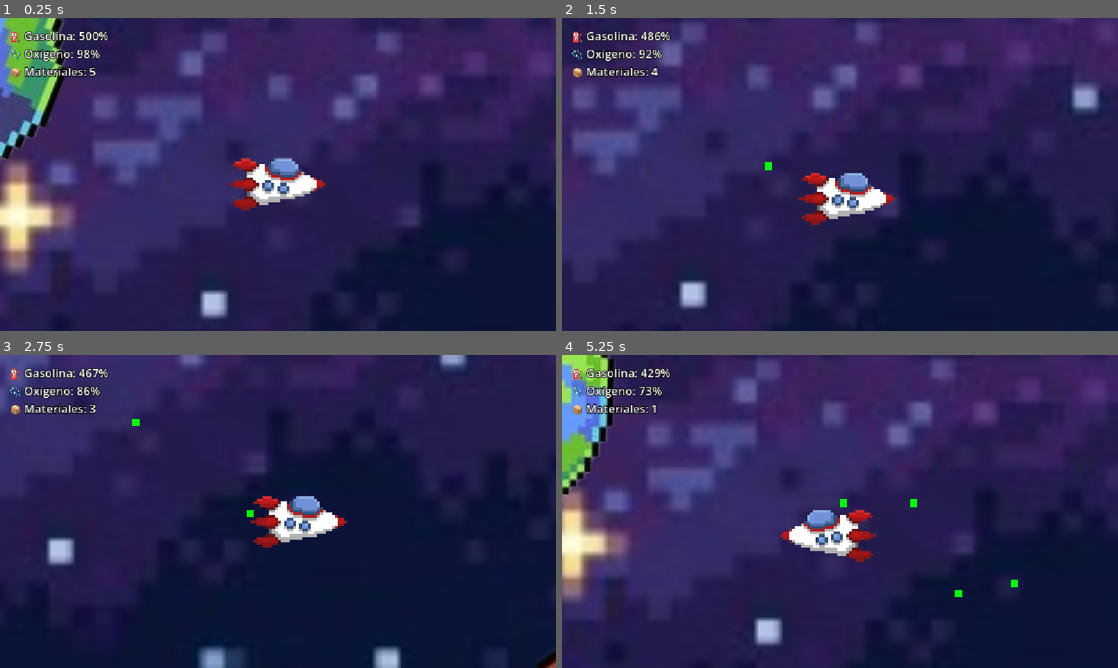
Above: before the commit, frames 1-4 (two rows, left to right).
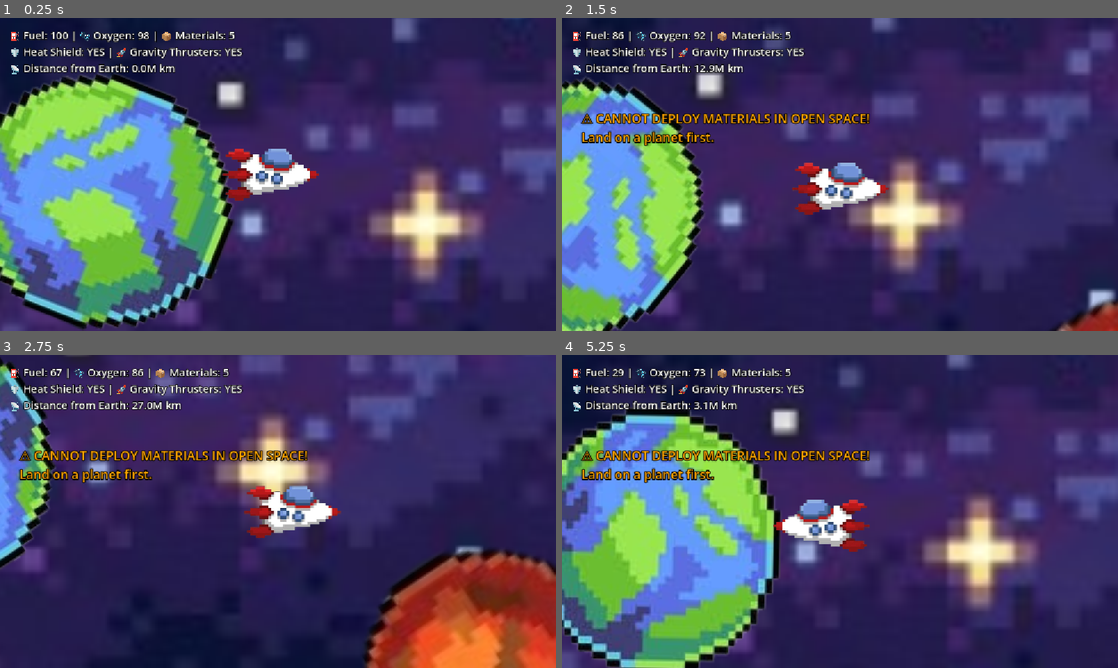
Above: after the commit, the same moments.

Repository: semvgo/nasa-project
Game: Godot game, scene res://espacio inicio.tscn
The game is run twice, just before and just after one commit, with the same random seed, the same clock (stepped at 60 frames per second) and the same inputs. This scene is started directly instead of the project's main scene.
Inputs:
- Up to frame 1 (0.25 s): no input
- Up to frame 2 (1.5 s): tap Enter (ui_accept) at 0.5, 0.77, 1.07 s; hold D 0.53-1.28 s; hold R 0.53-1.28 s; tap Space (ui_select) at 0.6 s; hold S from 1.28 s (still down); tap R at 1.35 s
- Up to frame 3 (2.75 s): tap Enter (ui_accept) at 1.52, 1.55, 1.82, 2.1 s; release S at 2.03 s; hold D from 2.03 s (still down); tap Space (ui_select) at 2.3 s
- Up to frame 4 (5.25 s): release D at 2.78 s; hold W 2.78-3.53 s; tap Space (ui_select) at 2.85, 4.35 s; tap Enter (ui_accept) at 3.02, 3.32, 3.77, 3.8, 4.07, 4.52, 4.82 s; tap R at 3.05 s; hold R 3.53-4.28 s; hold A 3.53-5.03 s; hold S from 5.03 s (still down); hold R from 5.03 s (still down)

The runs differ from the first frame. In frame 1, 66% of the frame differs, in the area x 0-100%, y 0-100%; in frame 2, 61%; in frame 3, 55%; in frame 4, 66%.

Commit message:
espacio finish

Diff:
--- a/espacio inicio.tscn
+++ b/espacio inicio.tscn
@@ -30,12 +30,11 @@
 script = ExtResource("1_84ekw")
 
 [node name="espacio" type="Sprite2D" parent="." unique_id=135528357]
-position = Vector2(-2403.9998, 136)
+position = Vector2(56, 15)
 scale = Vector2(25, 25)
 texture = ExtResource("1_eudrk")
 
 [node name="Tierra" type="Sprite2D" parent="." unique_id=248696901]
-position = Vector2(-1455, -474.00006)
 scale = Vector2(6.7769213, 6.3553567)
 texture = ExtResource("2_aaghl")
 script = ExtResource("3_84ekw")
@@ -43,11 +42,11 @@
 [node name="StaticBody2D" type="StaticBody2D" parent="Tierra" unique_id=2094641952]
 
 [node name="CollisionShape2D" type="CollisionShape2D" parent="Tierra/StaticBody2D" unique_id=364888474]
-position = Vector2(2.213393, -6.451245)
+position = Vector2(4.279229, -6.451251)
 shape = SubResource("CircleShape2D_5m0q7")
 
 [node name="Mercurio" type="Sprite2D" parent="." unique_id=1117896738]
-position = Vector2(-7540.7534, -1369.6521)
+position = Vector2(-2751, -1125)
 scale = Vector2(-9.0373125, -8.748402)
 texture = ExtResource("4_xbd3h")
 region_enabled = true
@@ -55,24 +54,27 @@
 script = ExtResource("3_84ekw")
 
 [node name="StaticBody2D" type="StaticBody2D" parent="Mercurio" unique_id=625553624]
-position = Vector2(-0.60709524, 2.0292015)
+position = Vector2(-4.4261146, -4.0007224)
 
 [node name="CollisionShape2D" type="CollisionShape2D" parent="Mercurio/StaticBody2D" unique_id=2052981049]
+position = Vector2(7.0817566, 2.7433584)
 shape = SubResource("CircleShape2D_d4dkj")
 
 [node name="Venus" type="Sprite2D" parent="." unique_id=668828620]
-position = Vector2(-3496.5881, 1454)
+position = Vector2(-1242, 582)
 scale = Vector2(6.1810646, 6.5932913)
 texture = ExtResource("5_csiac")
 script = ExtResource("3_84ekw")
 
 [node name="StaticBody2D" type="StaticBody2D" parent="Venus" unique_id=488272689]
+position = Vector2(14.170396, -29.12051)
 
 [node name="CollisionShape2D" type="CollisionShape2D" parent="Venus/StaticBody2D" unique_id=1339899661]
+position = Vector2(-11.258316, 23.81208)
 shape = SubResource("CircleShape2D_gbhp4")
 
 [node name="Marte" type="Sprite2D" parent="." unique_id=1822266597]
-position = Vector2(2188.9998, 1439)
+position = Vector2(2350, 968)
 scale = Vector2(13.145189, 12.059425)
 texture = ExtResource("6_o64lj")
 script = ExtResource("3_84ekw")
@@ -80,6 +82,7 @@
 [node name="StaticBody2D" type="StaticBody2D" parent="Marte" unique_id=2006073218]
 
 [node name="CollisionShape2D" type="CollisionShape2D" parent="Marte/StaticBody2D" unique_id=805110393]
+position = Vector2(2.586492, -4.3119917)
 shape = SubResource("CircleShape2D_r34kd")
 
 [node name="jugador" type="CharacterBody2D" parent="." unique_id=2123660304]
@@ -103,16 +106,18 @@
 "
 
 [node name="Cohete" type="Sprite2D" parent="jugador" unique_id=2092753215]
+position = Vector2(739.99994, -195)
 scale = Vector2(1.3680001, 1.237)
 texture = ExtResource("7_1dmnw")
 script = ExtResource("8_ckb12")
 
 [node name="Camera2D" type="Camera2D" parent="jugador/Cohete" unique_id=72322834]
+position = Vector2(19.736816, 32.33618)
 offset = Vector2(10, 10)
 zoom = Vector2(0.5, 0.5)
 position_smoothing_enabled = true
 rotation_smoothing_enabled = true
 
 [node name="CollisionShape2D" type="CollisionShape2D" parent="jugador" unique_id=1514579472]
-position = Vector2(39.000004, 34)
+position = Vector2(773.00006, -168)
 shape = SubResource("CircleShape2D_75x0k")
--- a/global1.gd
+++ b/global1.gd
@@ -1,6 +1,15 @@
 extends Node
 
-var nave_elegida = 1
-var gasolina = 500.0
-var oxigeno = 100.0
-var materiales = 5
+# Recursos principales (English)
+var selected_ship = 1
+var fuel = 100.0
+var oxygen = 100.0
+var materials = 5
+
+# OBJETOS PARA PASAR GRAVEDAD Y CALOR
+var has_heat_shield = false       # Objeto 1: Escudo contra el calor (Heat Shield)
+var has_gravity_thrusters = false # Objeto 2: Propulsor contra la gravedad (Gravity Thrusters)
+
+
+var escudo_calor = true
+var propulsor_gravedad = true
--- a/jugador.gd
+++ b/jugador.gd
@@ -1,166 +1,274 @@
 extends CharacterBody2D
 
-var velocidad_movimiento = 500.0
-var aterrizado = false
-var muerto = false
-var ultimo_normal = Vector2.UP
-
-var cartel_ui: Label = null # Cartel central para aterrizajes y muerte
-var hud_ui: Label = null    # Marcador de Gasolina, Oxígeno y Materiales
-
-# Tasas de consumo por segundo (puedes subirlas o bajarlas para ajustar la dificultad)
-var gasto_gasolina = 15.0
-var gasto_oxigeno = 5.0
+var movement_speed = 500.0
+var is_landed = false
+var landing_approved = false
+var is_dead = false
+var last_normal = Vector2.UP
+var current_planet_name = ""
+
+# Store initial player choices to restore on retry ('R')
+var initial_fuel = 0.0
+var initial_oxygen = 0.0
+var initial_materials = 0
+
+var message_ui: Label = null
+var hud_ui: Label = null
+
+# Consumption rates per second (Scale: 30 px = 1 Million km)
+var fuel_consumption = 15.0
+var oxygen_consumption = 5.0
+
+# NASA Planetary Data + Required Items (Heat & Gravity)
+var nasa_data = {
+	"Tierra": {
+		"name_en": "Earth", "gravity": "9.83 m/s²", "escape_vel": 11.19, "escape_fuel": 11.0,
+		"needs_heat": false, "needs_gravity": false
+	},
+	"Earth": {
+		"name_en": "Earth", "gravity": "9.83 m/s²", "escape_vel": 11.19, "escape_fuel": 11.0,
+		"needs_heat": false, "needs_gravity": false
+	},
+	"Venus": {
+		"name_en": "Venus", "gravity": "8.87 m/s²", "escape_vel": 10.36, "escape_fuel": 10.0,
+		"needs_heat": true, "needs_gravity": true
+	},
+	"Marte": {
+		"name_en": "Mars", "gravity": "3.73 m/s²", "escape_vel": 5.03, "escape_fuel": 5.0,
+		"needs_heat": false, "needs_gravity": true
+	},
+	"Mars": {
+		"name_en": "Mars", "gravity": "3.73 m/s²", "escape_vel": 5.03, "escape_fuel": 5.0,
+		"needs_heat": false, "needs_gravity": true
+	},
+	"Mercurio": {
+		"name_en": "Mercury", "gravity": "3.70 m/s²", "escape_vel": 4.30, "escape_fuel": 4.0,
+		"needs_heat": true, "needs_gravity": true
+	},
+	"Mercury": {
+		"name_en": "Mercury", "gravity": "3.70 m/s²", "escape_vel": 4.30, "escape_fuel": 4.0,
+		"needs_heat": true, "needs_gravity": true
+	}
+}
 
 func _ready():
 	motion_mode = CharacterBody2D.MOTION_MODE_FLOATING
 
-	# 1. LEER NAVE ELEGIDA DEL GLOBAL
 	if get_node_or_null("/root/Global1") != null:
-		var ruta_1 = "res://cohete1.png"
-		var ruta_2 = "res://cohete2.png"
-		if Global1.nave_elegida == 1 and ResourceLoader.exists(ruta_1):
-			$Cohete.texture = load(ruta_1)
-		elif Global1.nave_elegida == 2 and ResourceLoader.exists(ruta_2):
-			$Cohete.texture = load(ruta_2)
-
-	# 2. CREAR INTERFAZ EN PANTALLA (HUD + Cartel de avisos)
-	var capa = CanvasLayer.new()
-	capa.layer = 100
-	add_child(capa)
-
-	# Marcador de recursos (Arriba a la izquierda)
+		initial_fuel = Global1.fuel
+		initial_oxygen = Global1.oxygen
+		initial_materials = Global1.materials
+
+		var path_1 = "res://cohete1.png"
+		var path_2 = "res://cohete2.png"
+		if Global1.selected_ship == 1 and ResourceLoader.exists(path_1):
+			$Cohete.texture = load(path_1)
+		elif Global1.selected_ship == 2 and ResourceLoader.exists(path_2):
+			$Cohete.texture = load(path_2)
+
+	var layer = CanvasLayer.new()
+	layer.layer = 100
+	add_child(layer)
+
+	# English HUD (Top-Left)
 	hud_ui = Label.new()
 	hud_ui.position = Vector2(20, 20)
-	hud_ui.add_theme_font_size_override("font_size", 24)
+	hud_ui.add_theme_font_size_override("font_size", 22)
 	hud_ui.add_theme_color_override("font_color", Color.WHITE)
 	hud_ui.add_theme_color_override("font_outline_color", Color.BLACK)
 	hud_ui.add_theme_constant_override("outline_size", 6)
-	capa.add_child(hud_ui)
-
-	# Cartel de Aterrizaje / Game Over (Más abajo en grande)
-	cartel_ui = Label.new()
-	cartel_ui.position = Vector2(40, 150)
-	cartel_ui.add_theme_font_size_override("font_size", 32)
-	cartel_ui.add_theme_color_override("font_color", Color.YELLOW)
-	cartel_ui.add_theme_color_override("font_outline_color", Color.BLACK)
-	cartel_ui.add_theme_constant_override("outline_size", 8)
-	cartel_ui.hide()
-	capa.add_child(cartel_ui)
+	layer.add_child(hud_ui)
+
+	# English Alert / Landing Banner
+	message_ui = Label.new()
+	message_ui.position = Vector2(40, 190)
+	message_ui.add_theme_font_size_override("font_size", 26)
+	message_ui.add_theme_color_override("font_color", Color.YELLOW)
+	message_ui.add_theme_color_override("font_outline_color", Color.BLACK)
+	message_ui.add_theme_constant_override("outline_size", 8)
+	message_ui.hide()
+	layer.add_child(message_ui)
 
 func _physics_process(delta):
-	# Si no existe Global1 por error, evitamos que crashee
 	if get_node_or_null("/root/Global1") == null:
 		return
 
-	# 1. SI EL JUGADOR MURIÓ: Congelar todo y permitir reiniciar con 'R'
-	if muerto:
+	# 1. GAME OVER: Press 'R' to Retry
+	if is_dead:
 		velocity = Vector2.ZERO
 		if Input.is_key_pressed(KEY_R):
-			# Recarga recursos básicos y reinicia la escena
-			Global1.gasolina = 100.0
-			Global1.oxigeno = 100.0
-			Global1.materiales = 5
+			Global1.fuel = initial_fuel
+			Global1.oxygen = initial_oxygen
+			Global1.materials = initial_materials
 			get_tree().reload_current_scene()
 		return
 
-	# Actualizar los números en pantalla todo el tiempo
-	actualizar_hud()
-
-	# 2. SI ESTÁ ATERRIZADO EN UN PLANETA (A salvo: no gasta oxígeno ni gasolina)
-	if aterrizado:
-		velocity = Vector2.ZERO
+	update_hud()
+
+	# 2. LANDED / ORBIT HOLD STATE
+	if is_landed:
+		velocity = Vector2.ZERO
+
+		# Deploy materials with SPACE (Only works if landing_approved is true)
+		if Input.is_action_just_pressed("ui_select"):
+			deploy_materials()
+
+		# Take off with ENTER
 		if Input.is_action_just_pressed("ui_accept") or Input.is_key_pressed(KEY_R):
-			aterrizado = false
-			global_position += ultimo_normal * 20.0
-			cartel_ui.hide()
-		return
-
-	# 3. CONSUMO DE OXÍGENO (Baja constantemente en el espacio)
-	Global1.oxigeno -= gasto_oxigeno * delta
-	if Global1.oxigeno <= 0:
-		Global1.oxigeno = 0
-		actualizar_hud()
-		morir("¡TE QUEDASTE SIN OXÍGENO EN EL ESPACIO!")
-		return
-
-	# 4. MOVIMIENTO CON WASD Y CONSUMO DE GASOLINA
-	var direccion = Vector2.ZERO
+			var escape_cost = 5.0
+			if nasa_data.has(current_planet_name):
+				escape_cost = nasa_data[current_planet_name]["escape_fuel"]
+
+			if not landing_approved:
+				escape_cost = 2.0 # Lower cost if rejected at orbit
+
+			if Global1.fuel >= escape_cost:
+				Global1.fuel -= escape_cost
+				is_landed = false
+				landing_approved = false
+				global_position += last_normal * 25.0
+				message_ui.hide()
+				update_hud()
+			else:
+				die("NOT ENOUGH FUEL TO REACH ESCAPE VELOCITY!\nRequired: " + str(escape_cost) + " Fuel.")
+		return
+
+	# 3. OXYGEN CONSUMPTION IN SPACE
+	Global1.oxygen -= oxygen_consumption * delta
+	if Global1.oxygen <= 0:
+		Global1.oxygen = 0
+		update_hud()
+		die("OUT OF OXYGEN IN DEEP SPACE!")
+		return
+
+	# 4. WASD MOVEMENT & FUEL CONSUMPTION
+	var direction = Vector2.ZERO
 	if Input.is_key_pressed(KEY_D):
-		direccion.x += 1
+		direction.x += 1
 		$Cohete.flip_h = false
 	if Input.is_key_pressed(KEY_A):
-		direccion.x -= 1
+		direction.x -= 1
 		$Cohete.flip_h = true
 	if Input.is_key_pressed(KEY_W):
-		direccion.y -= 1
+		direction.y -= 1
 	if Input.is_key_pressed(KEY_S):
-		direccion.y += 1
-
-	# Si el jugador está presionando teclas para moverse, gasta gasolina
-	if direccion != Vector2.ZERO:
-		if Global1.gasolina > 0:
-			Global1.gasolina -= gasto_gasolina * delta
-			velocity = direccion.normalized() * velocidad_movimiento
-			if Global1.gasolina <= 0:
-				Global1.gasolina = 0
-				actualizar_hud()
-				morir("¡SIN GASOLINA! Quedaste a la deriva en el espacio.")
+		direction.y += 1
+
+	if direction != Vector2.ZERO:
+		if Global1.fuel > 0:
+			Global1.fuel -= fuel_consumption * delta
+			velocity = direction.normalized() * movement_speed
+			if Global1.fuel <= 0:
+				Global1.fuel = 0
+				update_hud()
+				die("OUT OF FUEL! Adrift in deep space.")
 				return
 		else:
 			velocity = Vector2.ZERO
 	else:
 		velocity = Vector2.ZERO
 
-	# 5. COLISIÓN Y ATERRIZAJE AUTOMÁTICO
-	var colision = move_and_collide(velocity * delta)
-
-	if colision:
-		var objeto_chocado = colision.get_collider()
-		ultimo_normal = colision.get_normal()
-
-		aterrizado = true
-		velocity = Vector2.ZERO
-
-		var nombre_planeta = "el planeta"
-		if objeto_chocado != null and objeto_chocado.get_parent() != null:
-			nombre_planeta = str(objeto_chocado.get_parent().name)
-
-		# Revisar si logró llevar materiales al planeta
-		var mensaje_mision = ""
-		if Global1.materiales > 0:
-			mensaje_mision = "\nMateriales disponibles: " + str(Global1.materiales) + " (Usa ESPACIO al despegar)"
+	# 5. COLLISION & ITEM CHECK (HEAT & GRAVITY)
+	var collision = move_and_collide(velocity * delta)
+
+	if collision:
+		var collider_obj = collision.get_collider()
+		last_normal = collision.get_normal()
+
+		is_landed = true
+		velocity = Vector2.ZERO
+
+		current_planet_name = "Planet"
+		if collider_obj != null and collider_obj.get_parent() != null:
+			current_planet_name = str(collider_obj.get_parent().name)
+
+		check_planet_items(current_planet_name)
+
+	# 6. BLOCK DEPLOYING MATERIALS IN OPEN SPACE
+	if Input.is_action_just_pressed("ui_select"):
+		message_ui.add_theme_color_override("font_color", Color.ORANGE)
+		message_ui.text = "⚠️ CANNOT DEPLOY MATERIALS IN OPEN SPACE!\nLand on a planet first."
+		message_ui.show()
+
+func check_planet_items(planet_key: String):
+	var english_name = planet_key
+	var player_has_heat = Global1.has_heat_shield or Global1.escudo_calor
+	var player_has_grav = Global1.has_gravity_thrusters or Global1.propulsor_gravedad
+
+	if nasa_data.has(planet_key):
+		var d = nasa_data[planet_key]
+		english_name = d["name_en"]
+		var req_heat = d["needs_heat"]
+		var req_grav = d["needs_gravity"]
+
+		var can_pass_heat = (not req_heat) or player_has_heat
+		var can_pass_grav = (not req_grav) or player_has_grav
+
+		# Si tiene los objetos requeridos para pasar el calor y la gravedad
+		if can_pass_heat and can_pass_grav:
+			landing_approved = true
+			var nasa_info = "\nSurface Gravity: " + d["gravity"] + " | Escape Velocity: " + str(d["escape_vel"]) + " km/s" + \
+							"\nTake-off Fuel Cost: " + str(d["escape_fuel"])
+			var msg_mats = "\n✅ Press SPACE to deploy Materials (" + str(Global1.materials) + " left)"
+
+			message_ui.add_theme_color_override("font_color", Color.GREEN)
+			message_ui.text = "SUCCESSFUL LANDING ON " + english_name.to_upper() + "!" + nasa_info + msg_mats + "\nPress ENTER to Take Off"
 		else:
-			mensaje_mision = "\n¡Cuidado! Llegaste sin materiales."
-
-		cartel_ui.add_theme_color_override("font_color", Color.YELLOW)
-		cartel_ui.text = "¡Aterrizaje exitoso en " + nombre_planeta + "!" + mensaje_mision + "\nPresiona ENTER para despegar"
-		cartel_ui.show()
-
-	# 6. DEJAR MATERIALES CON ESPACIO (Solo si tiene materiales en el inventario)
-	if Input.is_action_just_pressed("ui_select"):
-		if Global1.materiales > 0:
-			Global1.materiales -= 1 # Resta 1 material al usarlo
-			var nuevo_objeto = ColorRect.new()
-			nuevo_objeto.color = Color.GREEN
-			nuevo_objeto.size = Vector2(30, 30)
-			nuevo_objeto.global_position = global_position
-			get_parent().add_child(nuevo_objeto)
-			actualizar_hud()
-		else:
-			# Aviso rápido si intenta poner un objeto pero ya se le acabaron
-			cartel_ui.add_theme_color_override("font_color", Color.ORANGE)
-			cartel_ui.text = "¡No te quedan materiales para colocar!"
-			cartel_ui.show()
-
-func actualizar_hud():
-	hud_ui.text = "⛽ Gasolina: " + str(int(Global1.gasolina)) + "%\n" + \
-				  "🫧 Oxígeno: " + str(int(Global1.oxigeno)) + "%\n" + \
-				  "📦 Materiales: " + str(Global1.materiales)
-
-func morir(causa: String):
-	muerto = true
+			# Si NO tiene los objetos para pasar la gravedad o el calor
+			landing_approved = false
+			var missing_items = ""
+			if req_heat and not player_has_heat:
+				missing_items += "\n❌ Missing Item: HEAT SHIELD (Required for extreme planetary temperatures)"
+			if req_grav and not player_has_grav:
+				missing_items += "\n❌ Missing Item: GRAVITY THRUSTERS (Required to overcome " + d["gravity"] + " gravity)"
+
+			message_ui.add_theme_color_override("font_color", Color.ORANGE_RED)
+			message_ui.text = "🚫 LANDING DENIED ON " + english_name.to_upper() + "!\n" + \
+							  "Cannot pass planetary Heat/Gravity without required items:" + missing_items + \
+							  "\n⚠️ Deploying materials & surface actions LOCKED.\nPress ENTER to leave orbit or 'R' to Retry."
+	else:
+		landing_approved = true
+		message_ui.add_theme_color_override("font_color", Color.YELLOW)
+		message_ui.text = "LANDED ON " + english_name.to_upper() + "\nPress SPACE to deploy Materials | Press ENTER to Take Off"
+
+	message_ui.show()
+
+func deploy_materials():
+	if not landing_approved:
+		message_ui.add_theme_color_override("font_color", Color.RED)
+		message_ui.text = "🚫 ACTION BLOCKED: You lack the required Heat/Gravity items to land here!\nCannot deploy materials. Press ENTER to leave."
+		message_ui.show()
+		return
+
+	if Global1.materials > 0:
+		Global1.materials -= 1
+		var new_object = ColorRect.new()
+		new_object.color = Color.GREEN
+		new_object.size = Vector2(30, 30)
+		new_object.global_position = global_position + (last_normal * -20.0)
+		get_parent().add_child(new_object)
+		update_hud()
+
+		message_ui.add_theme_color_override("font_color", Color.CYAN)
+		message_ui.text = "📦 MATERIAL DEPLOYED ON SURFACE!\nMaterials remaining: " + str(Global1.materials) + "\nPress SPACE to deploy more or ENTER to Take Off."
+		message_ui.show()
+	else:
+		message_ui.add_theme_color_override("font_color", Color.ORANGE)
+		message_ui.text = "NO MATERIALS LEFT TO DEPLOY!\nPress ENTER to Take Off."
+		message_ui.show()
+
+func update_hud():
+	var current_distance_mkm = global_position.length() / 30.0
+	var heat_status = "YES" if (Global1.has_heat_shield or Global1.escudo_calor) else "NO"
+	var grav_status = "YES" if (Global1.has_gravity_thrusters or Global1.propulsor_gravedad) else "NO"
+
+	hud_ui.text = "⛽ Fuel: " + str(int(Global1.fuel)) + " | 🫧 Oxygen: " + str(int(Global1.oxygen)) + " | 📦 Materials: " + str(Global1.materials) + "\n" + \
+				  "🛡️ Heat Shield: " + heat_status + " | 🚀 Gravity Thrusters: " + grav_status + "\n" + \
+				  "📡 Distance from Earth: " + str(snapped(current_distance_mkm, 0.1)) + "M km"
+
+func die(reason: String):
+	is_dead = true
 	velocity = Vector2.ZERO
-	cartel_ui.add_theme_color_override("font_color", Color.RED)
-	cartel_ui.text = "💀 GAME OVER 💀\n" + causa + "\nPresiona 'R' para reintentar"
-	cartel_ui.show()
+	message_ui.add_theme_color_override("font_color", Color.RED)
+	message_ui.text = "💀 MISSION FAILED 💀\n" + reason + "\nPress 'R' to Retry"
+	message_ui.show()
